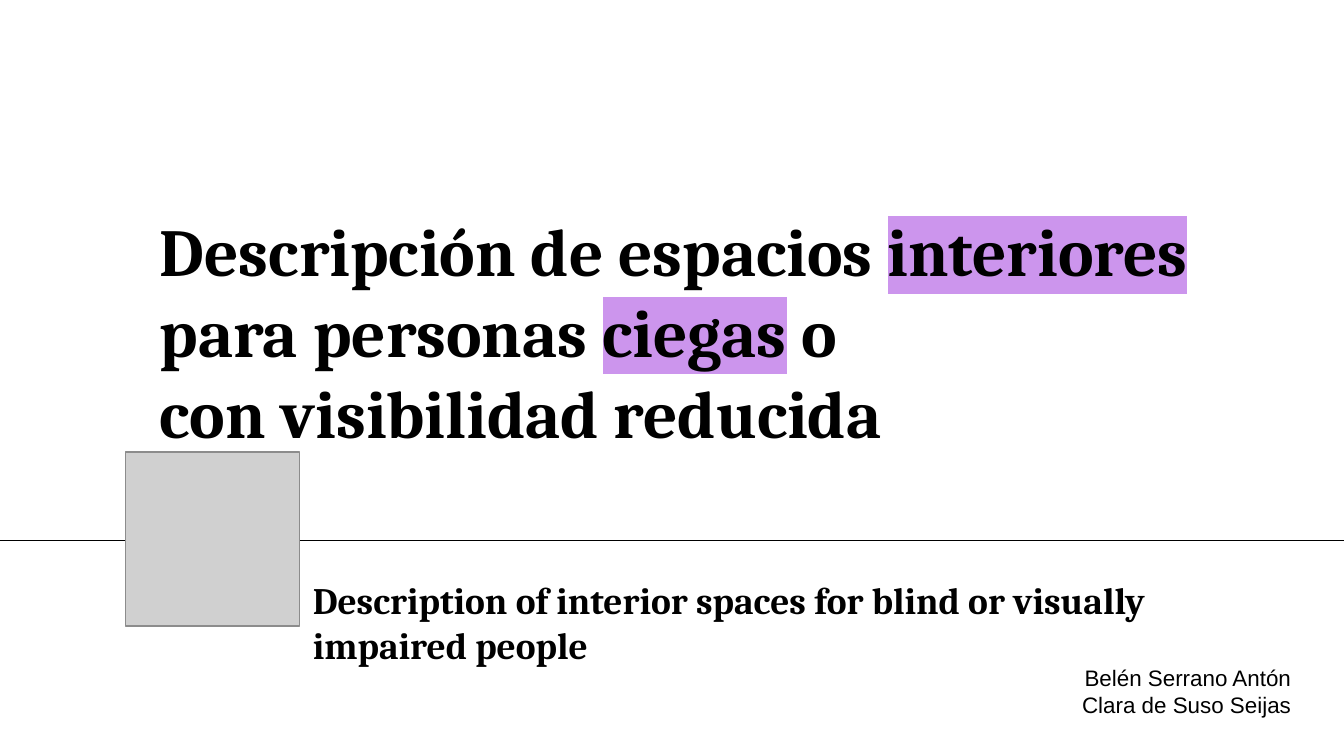
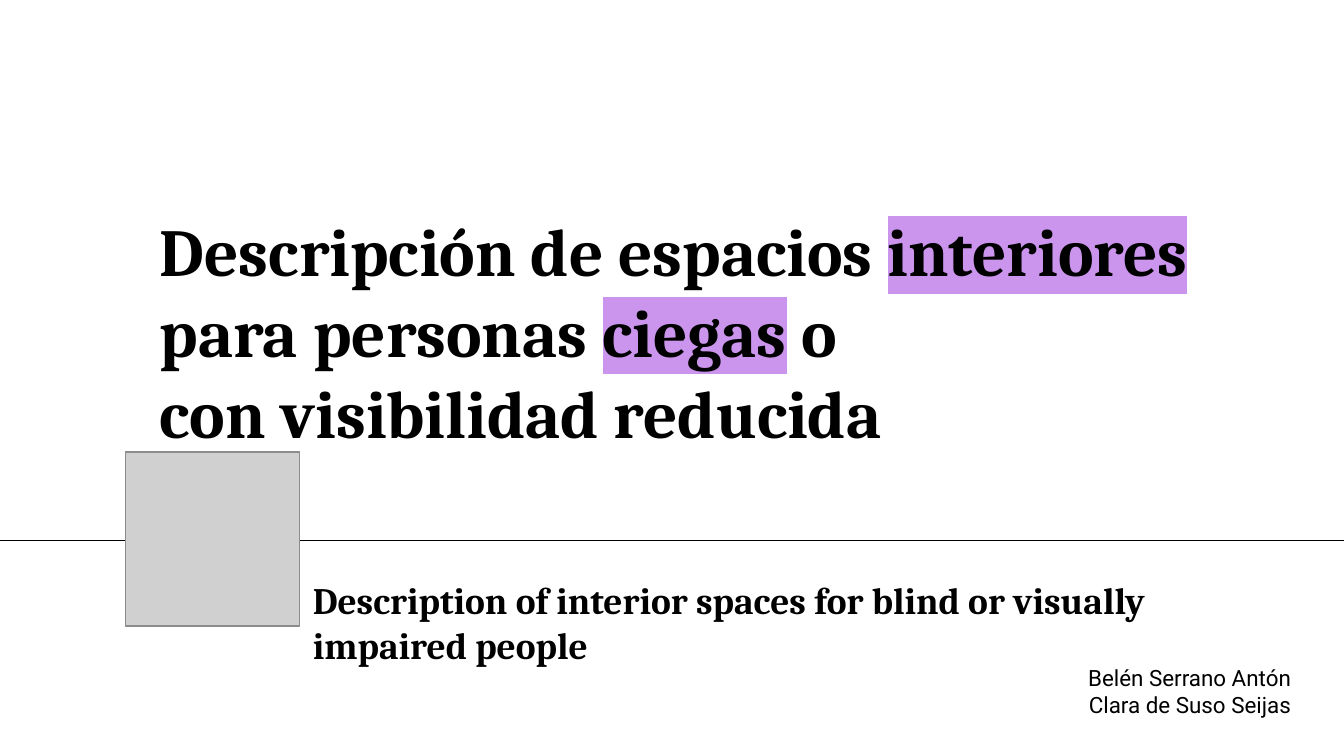
Before and after one commit to NILGroup/TFG-1920-DiscapacidadVisual, a slide deck: slide 1 of Defensa/presentaciónFinal_v2.pptx. Drawn at 1344x756 pixels with LibreOffice and Linux fonts; fonts in the diff are those of the drawing; grey boxes stand for pictures. Boxes give left, top, right and bottom in pixels: in the first picture for what was removed or moved away, otherwise in the second. Text is boxed around its words. In the diff, an @@ line names an element or a change of style, - is before the commit and + after.

```diff
--- a/Defensa/presentaciónFinal_v2.pptx
+++ b/Defensa/presentaciónFinal_v2.pptx
@@ text "Belén Serrano Antón" at [1088, 669, 1291, 718]: font Arial to Roboto @@
```
Also in this commit, not shown: 1 other slide changed.
